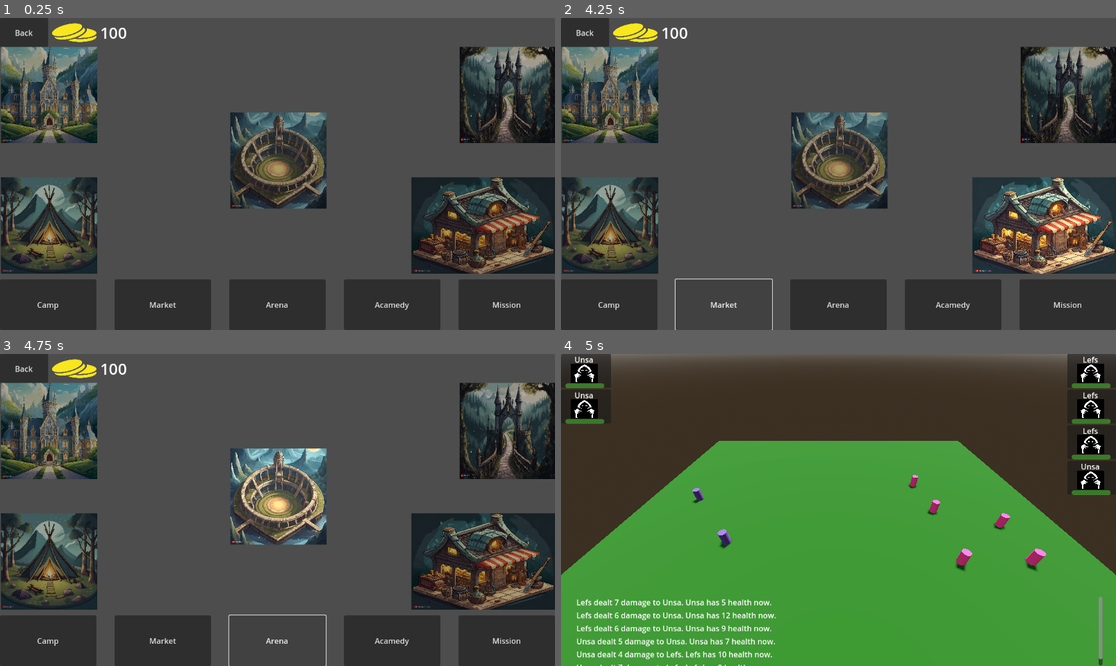
Above: before the commit, frames 1-4 (two rows, left to right).
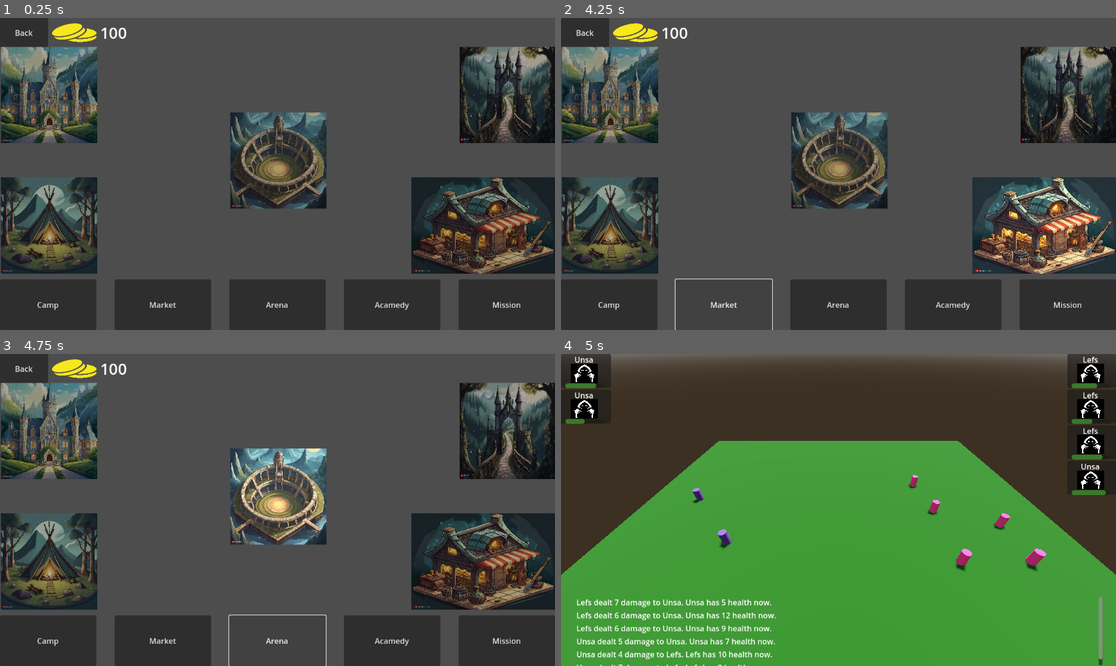
Above: after the commit, the same moments.

Repository: ualisars/ManagementPrototype
Game: Godot game, scene res://Interface/player_interface.tscn
Two runs of this game, one before a commit and one after it. Both use one fixed random seed, a clock stepped at 60 frames per second and the inputs below.
Inputs (mouse positions are in pixels of both pictures, inside the frame that each line leads up to):
- Up to frame 1 (0.25 s): no input
- Up to frame 2 (4.25 s): click "Camp" at 0.5 s; move the mouse to (960, 158) at 1.27 s; press the mouse at (960, 158) at 1.28 s; tap Enter at 2 s; move the mouse to (727, 189) at 2.02 s; release the mouse at (727, 189) at 2.03 s; click (727, 189) at 2.1 s; click "Back" at 2.75 s; click "Market" at 3.5 s
- Up to frame 3 (4.75 s): click "Arena" at 4.25 s
- Up to frame 4 (5 s): no input

Frames 1-3 are identical in both runs. In frame 4, 0.2% of the frame differs, in the area x 4-100%, y 9-46%.

Commit message:
update health bar on attack

Diff:
--- a/Interface/character_fight_info.gd
+++ b/Interface/character_fight_info.gd
@@ -2,13 +2,23 @@
 
 @onready var health_bar: ProgressBar = $HealthBar
 @onready var character_name_label: Label = $CharacterNameLabel
-
+var character_id: int
 
 func set_character_name(character_name: String) -> void:
 	character_name_label.text = character_name
+
+func set_character_id(_character_id: int) -> void:
+	character_id = _character_id
 
 func set_max_health(health: int) -> void:
 	health_bar.max_value = health
 
 func set_current_health(current_health: int) -> void:
 	health_bar.value = current_health
+
+func _ready() -> void:
+	Messenger.UNIT_ATTACKED.connect(on_character_attacked)
+
+func on_character_attacked(attack_character: Node, defend_character: Node) -> void:
+	if character_id == defend_character.id:
+		set_current_health(defend_character.health)
